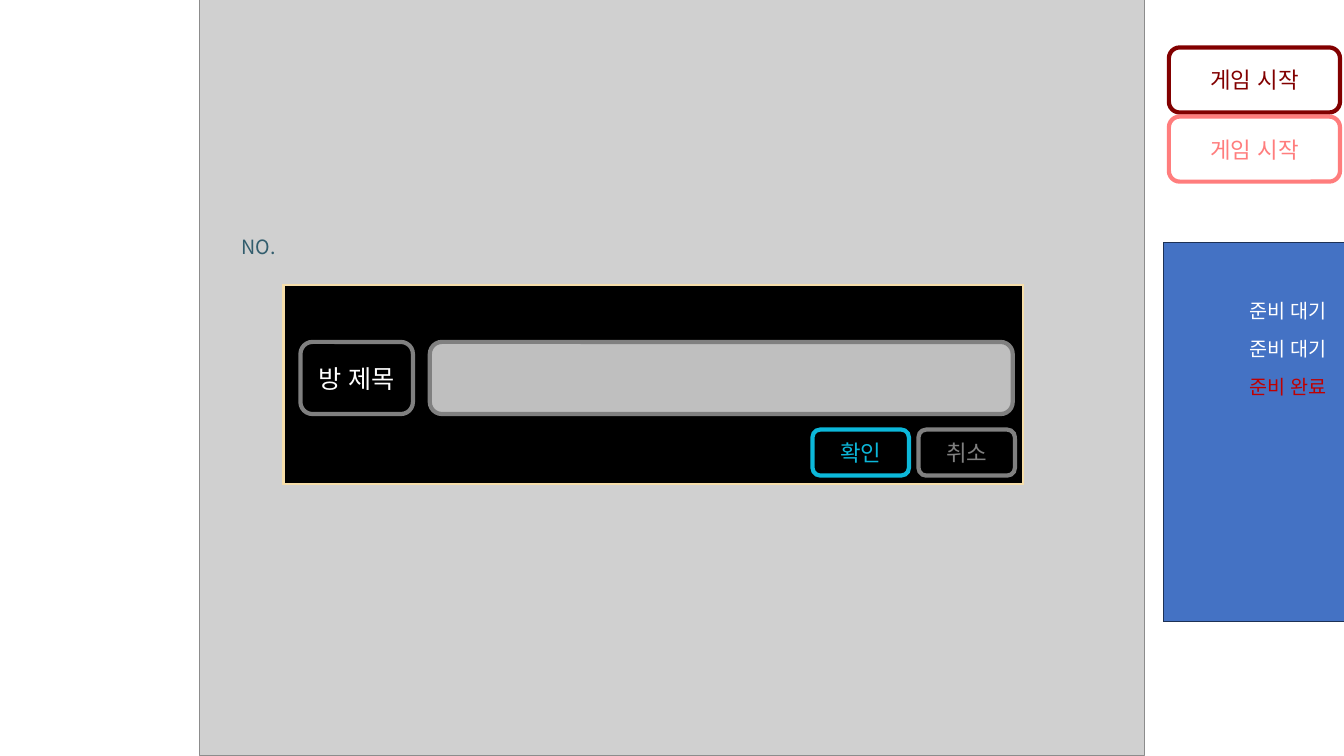
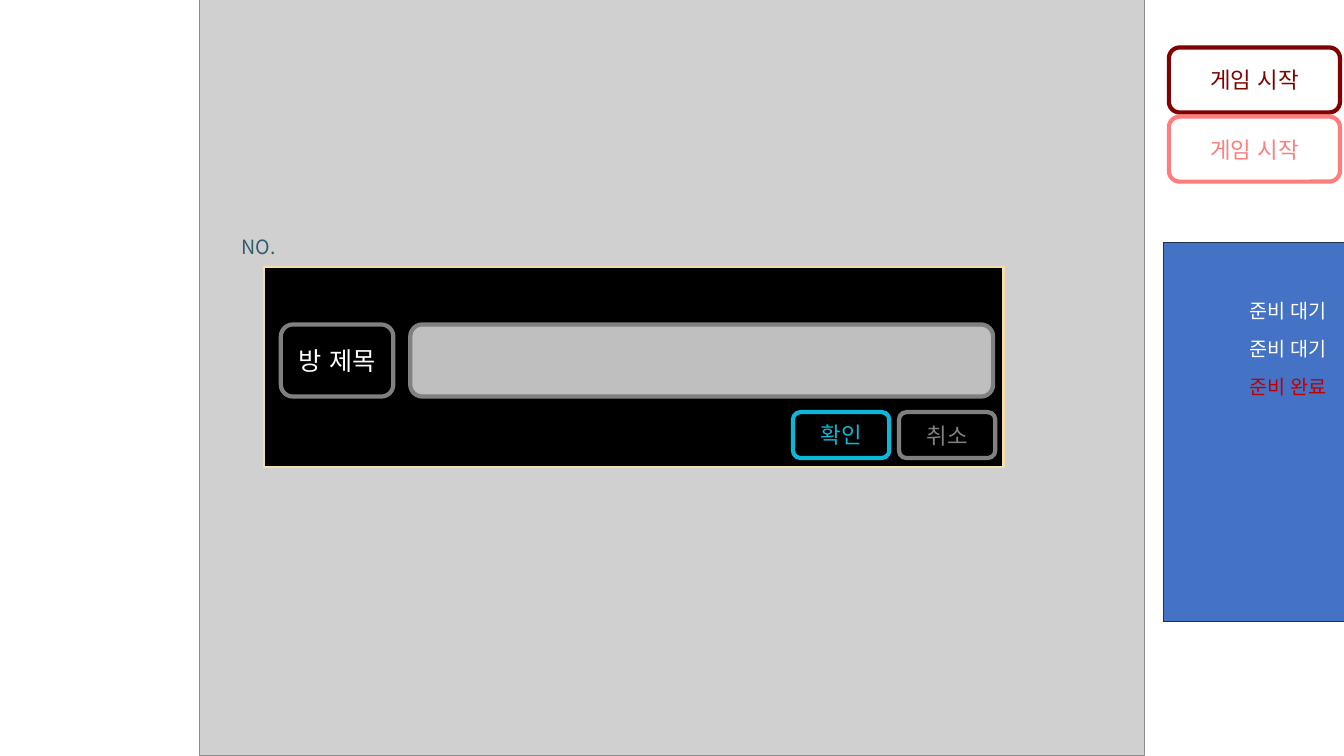
Before and after one commit to kiption/XD, a slide deck: slide 6 of Client/PvE/REVENGER/UI/XDUI/UI.pptx. Drawn at 1344x756 pixels with LibreOffice and Linux fonts; fonts in the diff are those of the drawing; grey boxes stand for pictures. Boxes give left, top, right and bottom in pixels: in the first picture for what was removed or moved away, otherwise in the second. Text is boxed around its words. In the diff, an @@ line names an element or a change of style, - is before the commit and + after.

```diff
--- a/Client/PvE/REVENGER/UI/XDUI/UI.pptx
+++ b/Client/PvE/REVENGER/UI/XDUI/UI.pptx
@@ 2 rounded rectangles, 1 rectangle: place and size @@
-2 rounded rectangles, 1 rectangle at <box>283,285,1023,485</box>
+2 rounded rectangles, 1 rectangle at <box>264,267,1004,467</box>
@@ rounded rectangle "방 제목": place and size @@
-rounded rectangle "방 제목" at <box>300,342,413,414</box>
+rounded rectangle "방 제목" at <box>281,325,394,397</box>
@@ rounded rectangle: place and size @@
-rounded rectangle at <box>430,342,1012,414</box>
+rounded rectangle at <box>410,325,993,397</box>
```
Also in this commit, not shown: 1 other slide changed, 2 slides added, 16 other files.
